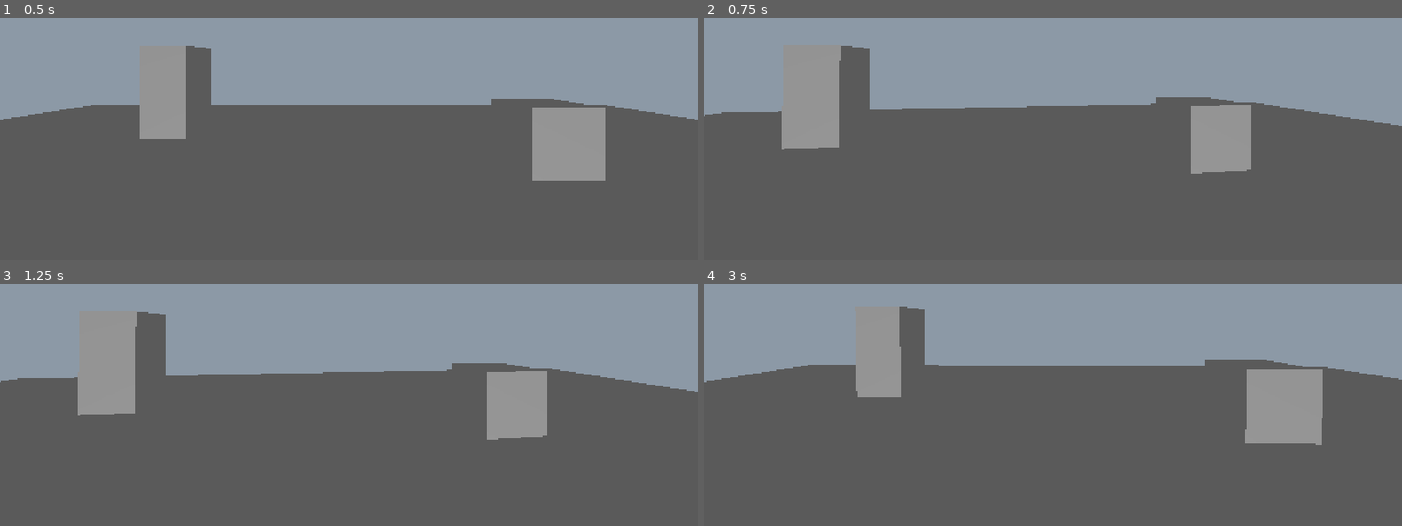
Above: before the commit, frames 1-4 (two rows, left to right).
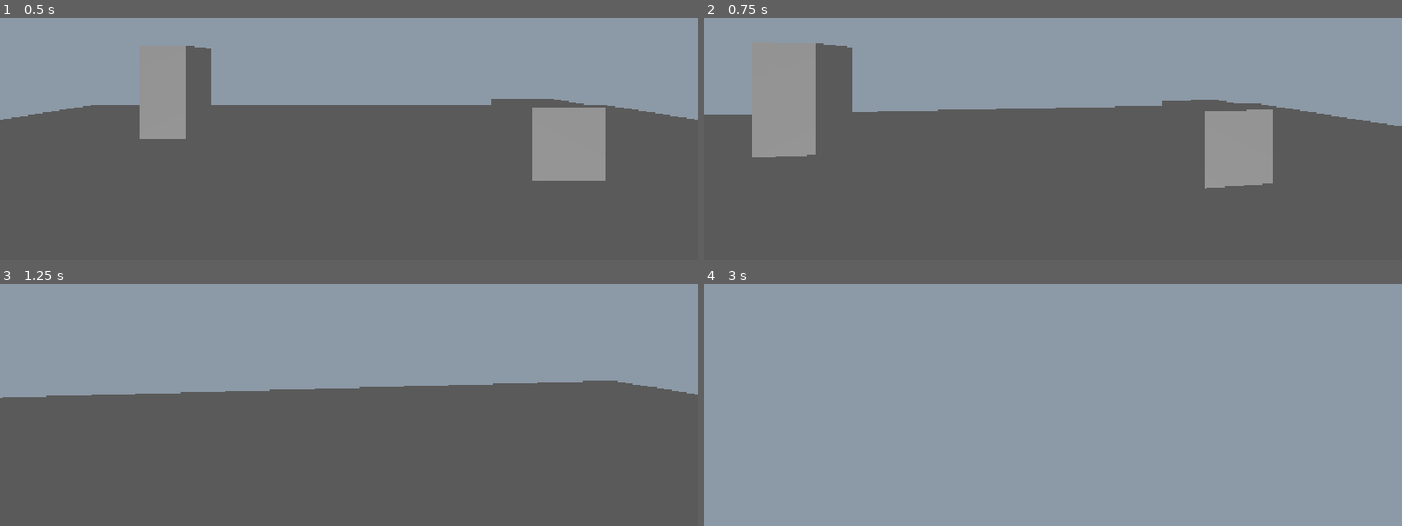
Above: after the commit, the same moments.

Repository: Hykev/game_dev_snacks
Game: Godot game, scene res://scenes/world/test_room.tscn
Two runs of this game, one before a commit and one after it. Both use one fixed random seed, a clock stepped at 60 frames per second and the inputs below. Before the commit the project has no main scene; this scene is started directly in both runs.
Inputs (mouse positions are in pixels of both pictures, inside the frame that each line leads up to):
- Up to frame 1 (0.5 s): no input
- Up to frame 2 (0.75 s): tap Enter at 0.5 s; move the mouse to (1087, 61) at 0.52 s; hold W (move_forward, bound only after the commit) from 0.53 s (still down); hold Shift (sprint, bound only after the commit) from 0.53 s (still down)
- Up to frame 3 (1.25 s): keep holding W (move_forward, bound only after the commit); keep holding Shift (sprint, bound only after the commit)
- Up to frame 4 (3 s): keep holding W (move_forward, bound only after the commit); move the mouse to (1018, 332) at 1.27 s; release Shift (sprint, bound only after the commit) at 1.28 s; tap Shift (sprint, bound only after the commit) at 1.35, 2.85 s; move the mouse to (1066, 322) at 2.02 s; hold Shift (sprint, bound only after the commit) 2.03-2.78 s; move the mouse to (1046, 337) at 2.77 s

Frame 1 is identical in both runs. In frame 2, 5.7% of the frame differs, in the area x 0-100%, y 10-71%; in frame 3, 8.7%; in frame 4, 62%, in the area x 0-100%, y 9-100%.

Commit message:
Input Map con acciones de movimiento e interact; test_room como escena principal
Co-Authored-By: Claude Opus 5.5 <noreply@anthropic.com>

Diff:
--- a/vending-machine-game/project.godot
+++ b/vending-machine-game/project.godot
@@ -11,6 +11,7 @@
 [application]
 
 config/name="vending-machine-game"
+run/main_scene="res://scenes/world/test_room.tscn"
 config/features=PackedStringArray("4.7", "Forward Plus")
 config/icon="res://icon.svg"
 
@@ -28,6 +29,39 @@
 window/stretch/mode="canvas_items"
 window/stretch/aspect="expand"
 
+[input]
+
+move_forward={
+"deadzone": 0.2,
+"events": [Object(InputEventKey,"resource_local_to_scene":false,"resource_name":"","device":-1,"window_id":0,"alt_pressed":false,"shift_pressed":false,"ctrl_pressed":false,"meta_pressed":false,"pressed":false,"keycode":0,"physical_keycode":87,"key_label":0,"unicode":119,"location":0,"echo":false,"script":null)
+]
+}
+move_back={
+"deadzone": 0.2,
+"events": [Object(InputEventKey,"resource_local_to_scene":false,"resource_name":"","device":-1,"window_id":0,"alt_pressed":false,"shift_pressed":false,"ctrl_pressed":false,"meta_pressed":false,"pressed":false,"keycode":0,"physical_keycode":83,"key_label":0,"unicode":115,"location":0,"echo":false,"script":null)
+]
+}
+move_left={
+"deadzone": 0.2,
+"events": [Object(InputEventKey,"resource_local_to_scene":false,"resource_name":"","device":-1,"window_id":0,"alt_pressed":false,"shift_pressed":false,"ctrl_pressed":false,"meta_pressed":false,"pressed":false,"keycode":0,"physical_keycode":65,"key_label":0,"unicode":97,"location":0,"echo":false,"script":null)
+]
+}
+move_right={
+"deadzone": 0.2,
+"events": [Object(InputEventKey,"resource_local_to_scene":false,"resource_name":"","device":-1,"window_id":0,"alt_pressed":false,"shift_pressed":false,"ctrl_pressed":false,"meta_pressed":false,"pressed":false,"keycode":0,"physical_keycode":68,"key_label":0,"unicode":100,"location":0,"echo":false,"script":null)
+]
+}
+sprint={
+"deadzone": 0.2,
+"events": [Object(InputEventKey,"resource_local_to_scene":false,"resource_name":"","device":-1,"window_id":0,"alt_pressed":false,"shift_pressed":false,"ctrl_pressed":false,"meta_pressed":false,"pressed":false,"keycode":0,"physical_keycode":4194325,"key_label":0,"unicode":0,"location":0,"echo":false,"script":null)
+]
+}
+interact={
+"deadzone": 0.2,
+"events": [Object(InputEventKey,"resource_local_to_scene":false,"resource_name":"","device":-1,"window_id":0,"alt_pressed":false,"shift_pressed":false,"ctrl_pressed":false,"meta_pressed":false,"pressed":false,"keycode":0,"physical_keycode":69,"key_label":0,"unicode":101,"location":0,"echo":false,"script":null)
+]
+}
+
 [physics]
 
 3d/physics_engine="Jolt Physics"
Not shown, added: vending-machine-game/scenes/player/player.gd.uid
